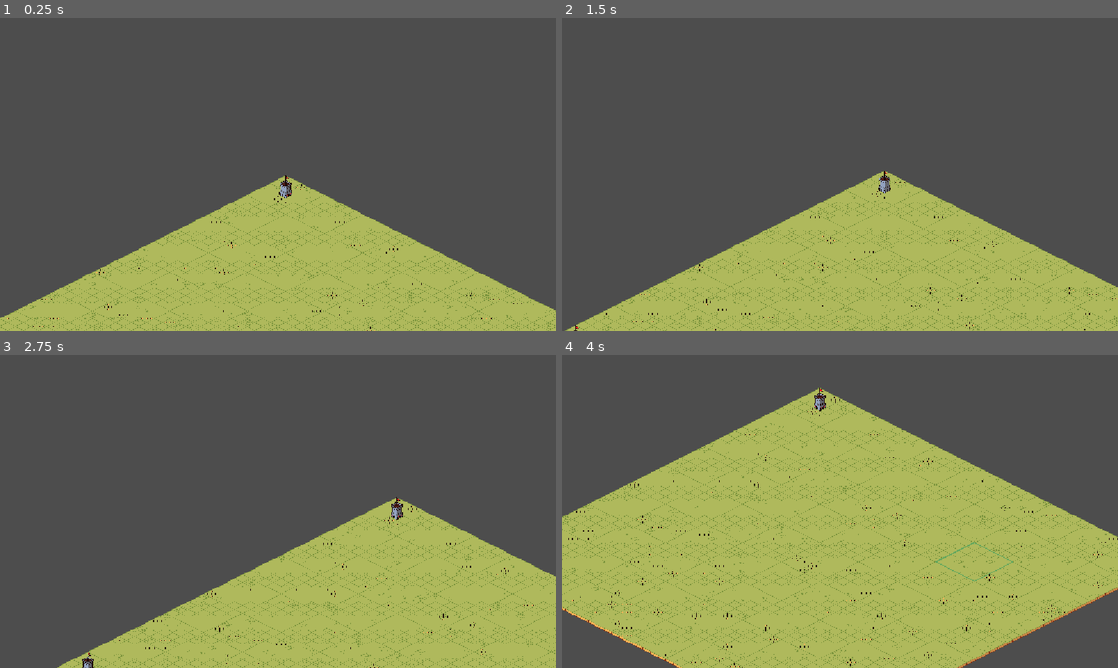
Above: before the commit, frames 1-4 (two rows, left to right).
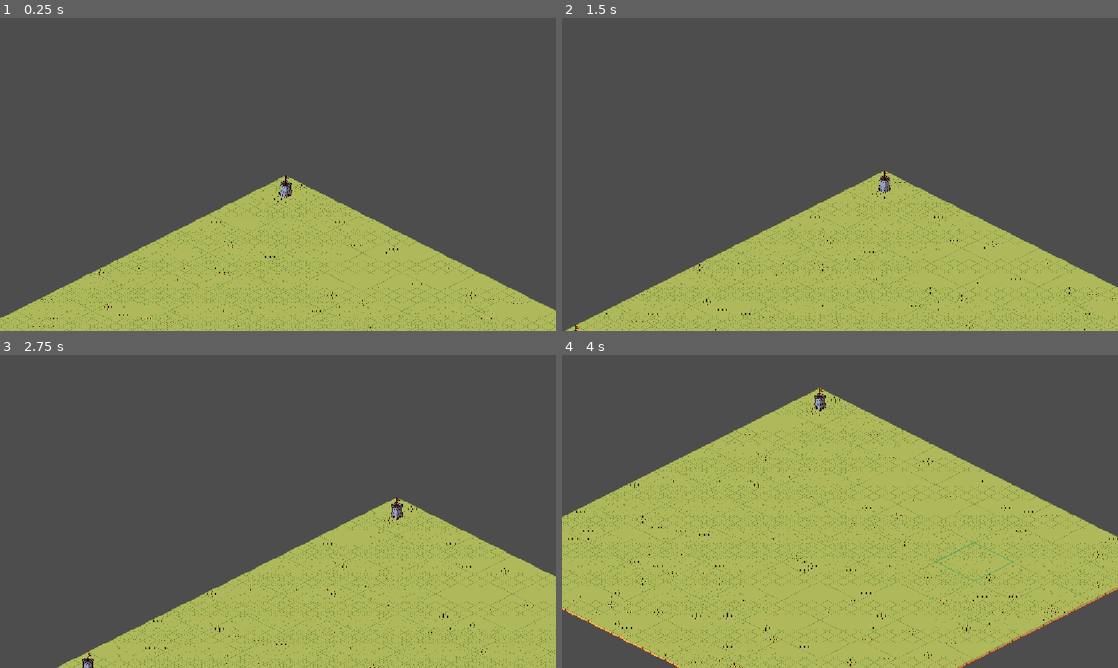
Above: after the commit, the same moments.

Repository: pquaidoo/TacHouseGame
Game: Godot game, scene res://scenes/Main.tscn
Same seed, same stepped clock (60 frames per second), same inputs: the game is played once before the commit and once after it.
Inputs (mouse positions are in pixels of both pictures, inside the frame that each line leads up to):
- Up to frame 1 (0.25 s): no input
- Up to frame 2 (1.5 s): tap Enter at 0.5 s; move the mouse to (962, 158) at 0.52 s; click (962, 158) at 0.67 s; tap Space at 1.25 s; drag from (728, 190) to (840, 174) at 1.27 s
- Up to frame 3 (2.75 s): tap Enter at 2 s; move the mouse to (333, 442) at 2.02 s; click (333, 442) at 2.17 s
- Up to frame 4 (4 s): tap Space at 2.75 s; drag from (812, 574) to (673, 464) at 2.77 s; tap Enter at 3.5 s; move the mouse to (1006, 558) at 3.52 s; click (1006, 558) at 3.67 s

The runs differ from the first frame. In frame 1, 1.1% of the frame differs, in the area x 0-100%, y 52-100%; in frame 2, 1.2%; in frame 3, 1.2%; in frame 4, 2.3%, in the area x 0-100%, y 11-100%.

Commit message:
Grass Gen v1.0
consider this can of worms, open

Diff:
--- a/tachousegame/scenes/Map.tscn
+++ b/tachousegame/scenes/Map.tscn
@@ -422,6 +422,8 @@
 script = ExtResource("3_xkm8s")
 
 [node name="Castle Layer" type="TileMapLayer" parent="."]
+z_index = 50
+tile_map_data = PackedByteArray("AAACAAIAAAAAAAQAAAAAAAAAAAAAAAMAAAAHAAIAAAAAAAQAAAAFAAAAAAAAAAMAAAACAAcAAAAAAAQAAAAAAAUAAAAAAAMAAAAHAAcAAAAAAAQAAAAFAAUAAAAAAAMAAAA=")
 tile_set = SubResource("TileSet_inly4")
 script = ExtResource("4_inly4")
 
@@ -434,6 +436,19 @@
 tile_map_data = PackedByteArray("AAACAAAAAAAFAAEAAAADAAAAAAABAAEAAAAEAAEAAAABAAEAAAADAAQAAAABAAEAAAAHAAAAAAAEAAEAAAAJAA …(240 unchanged characters)…
 tile_set = SubResource("TileSet_tm3qm")
 script = ExtResource("4_tm3qm")
+patch_coverage = 0.6
+patch_size = 0.3
+brush_radius_min = 2
+brush_radius_max = 4
+keep_direction_chance = 0.55
+recenter_chance = 0.1
+branch_chance = 0.12
+ring_scale = 1.5
+density = 0.95
+debug_verify_tiles = true
+thick_grass_atlas_coords = Array[Vector2i]([])
+medium_grass_atlas_coords = null
+thin_grass_atlas_coords = null
 
 [node name="Chunk Highlight" type="Node2D" parent="."]
 z_index = 100
--- a/tachousegame/scripts/grass_layer.gd
+++ b/tachousegame/scripts/grass_layer.gd
@@ -5,33 +5,42 @@
 #  FILE: grass_layer.gd
 #  NODE: GrassLayer (TileMapLayer)
 #
-#  ROLE: Decorative overlay generator
-# ------------------------------------------------------------
-#  This TileMapLayer paints grass (or similar decorative tiles)
-#  on top of an existing ground layer.
-#
-#  Grass placement:
-#    - Is purely decorative
-#    - Does NOT affect gameplay or collision
-#    - Is driven by randomness + a shared seed
-#
-#  This layer does NOT:
-#    - Know about chunks
-#    - Generate its own map bounds
-#    - Respond to input or selection
-#
-#  It relies entirely on the ground layer as its “canvas”.
+#  ROLE:
+#    Decorative grass generation over ground tiles.
+#
+#  CURRENT GENERATION MODE:
+#    RANDOM-WALK BLOBS (drunkard walk + brush stamping)
+#
+#  PATCH MODEL:
+#    - Pick a random ground cell as patch center.
+#    - Perform a random walk for N steps.
+#    - At each step, stamp a small "brush" disk of grass.
+#    - Assign thick/medium/thin based on patch "age":
+#        • early steps = thick
+#        • mid steps   = medium
+#        • late steps  = thin
+#
+#  WHY THIS MODE:
+#    - Produces organic blob shapes (not perfect circles).
+#    - Easy to tune: steps, brush radius, jitter, branching.
+#
+#  SCALING (MAP-SIZE INDEPENDENT):
+#    - patch_coverage (0..1): ~ fraction of ground tiles painted as grass
+#    - patch_size     (0..1): many small patches -> fewer large patches
+#
+#  DEBUG:
+#    - debug_print_stats prints counts of thick/medium/thin placed.
+#    - debug_verify_tiles prints a limited number of cells where we compare:
+#         intended atlas vs placed atlas + source id
+#      Use this to catch wrong atlas coords or wrong source_id.
+#
+#  Public API (called by Map.gd):
+#    - rebuild_from_ground(ground, seed)
 # ============================================================
 
 
 # ============================================================
 #  SECTION: TileSet Configuration
-# ------------------------------------------------------------
-#  source_id:
-#    - TileSet source index used for grass tiles
-#
-#  alternative_tile:
-#    - Optional alternative tile index (for variants, if used)
 # ============================================================
 
 @export var source_id: int = 0
@@ -39,80 +48,589 @@
 
 
 # ============================================================
-#  SECTION: Generation Settings
+#  SECTION: Patch Controls (Sliders)
+# ============================================================
+
+@export_range(0.0, 1.0, 0.01) var patch_coverage: float = 0.25
+@export_range(0.0, 1.0, 0.01) var patch_size: float = 0.45
+
+
+# ============================================================
+#  SECTION: Random-Walk Controls
 # ------------------------------------------------------------
-#  grass_chance:
-#    - Probability that any given ground tile gets grass
-#    - 0.0 = no grass
-#    - 1.0 = grass on every tile
-#
-#  This value is evaluated independently per tile.
-# ============================================================
-
-@export_range(0.0, 1.0, 0.01) var grass_chance: float = 0.25
-
-
-# ============================================================
-#  SECTION: Atlas Variations
+#  These tune the shape of the random-walk patch.
+# ============================================================
+
+# Brush radius range (disk stamp) used at each step.
+# Higher values = chunkier, more filled blobs.
+@export_range(0, 6, 1) var brush_radius_min: int = 1
+@export_range(0, 6, 1) var brush_radius_max: int = 2
+
+# Probability to "keep moving in the same direction" vs pick a new direction.
+# Higher = longer streaks; lower = jittery clumps.
+@export_range(0.0, 1.0, 0.01) var keep_direction_chance: float = 0.70
+
+# Probability to take a diagonal step when choosing direction.
+# 0 = strictly 4-neighbor; 1 = allow diagonals equally.
+@export_range(0.0, 1.0, 0.01) var diagonal_step_chance: float = 0.35
+
+# Occasionally jump back near the patch center to create denser cores.
+@export_range(0.0, 1.0, 0.01) var recenter_chance: float = 0.06
+
+# Optional branching: sometimes we spawn a short sub-walk from the current position.
+@export_range(0.0, 1.0, 0.01) var branch_chance: float = 0.05
+@export_range(0.0, 1.0, 0.01) var branch_length_scale: float = 0.35
+
+# Overall stamp acceptance probability (in addition to density below).
+# Use this if you want “airier” blobs without changing brush size.
+@export_range(0.0, 1.0, 0.01) var stamp_chance: float = 1.00
+
+
+# ============================================================
+#  SECTION: Ring / Thickness Controls
 # ------------------------------------------------------------
-#  grass_atlas_coords:
-#    - List of atlas coordinates representing grass variations
-#    - One is chosen randomly per placed grass tile
-#
-#  The atlas layout is assumed to match these coordinates.
-#  This makes visual variety easy without extra logic.
-# ============================================================
-
-@export var grass_atlas_coords: Array[Vector2i] = [
-	Vector2i(0, 1),
+#  In walk-mode, these control how quickly thickness thins out
+#  over the course of the walk. Larger ring_scale = thicker core.
+# ============================================================
+
+@export_range(0.25, 3.0, 0.05) var ring_scale: float = 1.0
+
+
+# ============================================================
+#  SECTION: Density Controls
+# ------------------------------------------------------------
+#  density: overall chance a candidate cell gets painted after it
+#  passes other checks. Lower = patch more “speckled.”
+# ============================================================
+
+@export_range(0.10, 1.00, 0.01) var density: float = 0.85
+
+
+# ============================================================
+#  SECTION: Debug Controls
+# ============================================================
+
+@export var debug_print_stats: bool = true
+
+# When true, we read back what was placed after set_cell() and print it.
+# This helps catch wrong atlas coords or wrong source_id.
+@export var debug_verify_tiles: bool = false
+
+# Hard limit so the console doesn't explode.
+@export var debug_verify_limit: int = 20
+
+var _debug_verified: int = 0
+
+
+# ============================================================
+#  SECTION: Atlas Groups (your art buckets)
+# ============================================================
+
+@export var thick_grass_atlas_coords: Array[Vector2i] = [
+	Vector2i(4, 1)
+]
+
+@export var medium_grass_atlas_coords: Array[Vector2i] = [
+	Vector2i(3, 1),
 	Vector2i(1, 1),
+	Vector2i(0, 1)
+]
+
+@export var thin_grass_atlas_coords: Array[Vector2i] = [
 	Vector2i(2, 1),
-	Vector2i(3, 1),
-	Vector2i(4, 1),
-	Vector2i(5, 1),
+	Vector2i(5, 1)
 ]
 
 
 # ============================================================
-#  SECTION: Public API (called by Map.gd)
-# ------------------------------------------------------------
-#  rebuild_from_ground(ground, seed)
-#
-#  Parameters:
-#    - ground: TileMapLayer
-#        The already-built ground layer. Grass will only
-#        be placed on tiles that exist in this layer.
-#
-#    - seed: int
-#        Shared random seed provided by Map.
-#        Ensures deterministic generation when rebuilding.
-#
-#  Behavior:
-#    - Clears any existing grass tiles
-#    - Iterates over all used ground cells
-#    - Places grass randomly based on grass_chance
+#  SECTION: Entry Point (called by Map.gd)
 # ============================================================
 
 func rebuild_from_ground(ground: TileMapLayer, seed: int) -> void:
+	# Clear existing decorative grass first.
 	clear()
+	_debug_verified = 0
 
 	if ground == null:
 		return
-	if grass_atlas_coords.size() == 0:
+
+	var cells: Array[Vector2i] = ground.get_used_cells()
+	if cells.is_empty():
 		return
 
-	var rng: RandomNumberGenerator = RandomNumberGenerator.new()
+	var rng := RandomNumberGenerator.new()
 	rng.seed = seed
 
-	# Use the ground layer as the authoritative source of valid tiles.
-	var cells: Array[Vector2i] = ground.get_used_cells()
-
-	for cell in cells:
-		if rng.randf() > grass_chance:
-			continue
-
-		var atlas: Vector2i = grass_atlas_coords[
-			rng.randi_range(0, grass_atlas_coords.size() - 1)
-		]
-
-		set_cell(cell, source_id, atlas, alternative_tile)
+	# painted: Vector2i -> true (prevents double painting / overlap cost)
+	var painted: Dictionary = {}
+
+	var total_cells: int = cells.size()
+	var target_tiles: int = int(round(float(total_cells) * patch_coverage))
+	if target_tiles <= 0:
+		return
+
+	# ------------------------------------------------------------
+	# Patch sizing: pick an average patch tile budget, then compute
+	# how many patches we need to reach target_tiles.
+	# ------------------------------------------------------------
+	var min_avg_patch_tiles: int = 12
+	var max_avg_patch_tiles: int = 180
+
+	var avg_patch_tiles_f: float = lerp(float(min_avg_patch_tiles), float(max_avg_patch_tiles), patch_size)
+	var avg_patch_tiles: int = max(1, int(round(avg_patch_tiles_f)))
+
+	var patch_count: int = max(1, int(ceil(float(target_tiles) / float(avg_patch_tiles))))
+
+	# ------------------------------------------------------------
+	# Walk parameters derived from avg_patch_tiles:
+	# - steps: how long the walk is
+	# - rings: what portion of the walk counts as thick/medium/thin
+	#   (ring_scale stretches the thick/medium regions)
+	# ------------------------------------------------------------
+	var steps: int = max(4, int(round(float(avg_patch_tiles) * 1.20)))
+	# Use more steps when brush is small; fewer when brush is large.
+	var avg_brush: float = float(brush_radius_min + brush_radius_max) * 0.5
+	steps = int(round(float(steps) / max(0.75, (avg_brush + 1.0) * 0.75)))
+
+	# Thickness thresholds are based on step index:
+	#   [0 .. core_step] => thick
+	#   (core_step .. mid_step] => medium
+	#   > mid_step => thin
+	var base_steps: int = max(6, int(round(float(steps) * ring_scale)))
+	var core_step: int = max(2, int(round(float(base_steps) * 0.35)))
+	var mid_step: int  = max(core_step + 1, int(round(float(base_steps) * 0.70)))
+
+	# --- Debug counters (what we ACTUALLY place) ---
+	var placed_total: int = 0
+	var placed_thick: int = 0
+	var placed_medium: int = 0
+	var placed_thin: int = 0
+
+	var painted_count: int = 0
+
+	for _i in range(patch_count):
+		if painted_count >= target_tiles:
+			break
+
+		var center: Vector2i = cells[rng.randi_range(0, total_cells - 1)]
+
+		var result: Dictionary = _paint_random_walk_patch(
+			ground,
+			rng,
+			center,
+			painted,
+			steps,
+			core_step,
+			mid_step
+		)
+
+		var new_total: int = int(result.get("new_total", 0))
+		painted_count += new_total
+
+		placed_total += new_total
+		placed_thick += int(result.get("new_thick", 0))
+		placed_medium += int(result.get("new_medium", 0))
+		placed_thin += int(result.get("new_thin", 0))
+
+	if debug_print_stats:
+		print(
+			"[GrassLayer] total_cells=", total_cells,
+			" target_tiles=", target_tiles,
+			" placed_total=", placed_total,
+			" (thick=", placed_thick,
+			" medium=", placed_medium,
+			" thin=", placed_thin, ")"
+		)
+		print(
+			"[GrassLayer] patch_count=", patch_count,
+			" avg_patch_tiles=", avg_patch_tiles,
+			" steps=", steps,
+			" core_step=", core_step,
+			" mid_step=", mid_step,
+			" brush_radius_min=", brush_radius_min,
+			" brush_radius_max=", brush_radius_max,
+			" keep_direction_chance=", keep_direction_chance,
+			" diagonal_step_chance=", diagonal_step_chance,
+			" recenter_chance=", recenter_chance,
+			" branch_chance=", branch_chance,
+			" branch_length_scale=", branch_length_scale,
+			" density=", density,
+			" stamp_chance=", stamp_chance,
+			" ring_scale=", ring_scale,
+			" source_id=", source_id
+		)
+
+
+# ============================================================
+#  SECTION: Patch Painting (Random-Walk + Brush Stamp)
+# ------------------------------------------------------------
+#  Performs a walk starting at center, stamping a disk brush.
+#
+#  Returns a Dictionary:
+#    { new_total, new_thick, new_medium, new_thin }
+#
+#  Thickness decision is based on "age" of the walk (step index),
+#  not geometric distance. This gives a strong thick core if
+#  recentering is enabled and the walk revisits near the origin.
+# ============================================================
+
+func _paint_random_walk_patch(
+	ground: TileMapLayer,
+	rng: RandomNumberGenerator,
+	center: Vector2i,
+	painted: Dictionary,
+	steps: int,
+	core_step: int,
+	mid_step: int
+) -> Dictionary:
+	var newly_painted: int = 0
+	var new_thick: int = 0
+	var new_medium: int = 0
+	var new_thin: int = 0
+
+	var pos: Vector2i = center
+
+	# Current direction: starts random
+	var dir: Vector2i = _pick_step_direction(rng, Vector2i.ZERO)
+
+	# One patch may spawn a few branch walks. We budget them by calling
+	# a short helper that also stamps using the same rules.
+	var main_steps: int = steps
+
+	for step_i in range(main_steps):
+		# If we walked onto non-ground, pull back towards center.
+		if ground.get_cell_source_id(pos) == -1:
+			pos = center
+
+		# Occasional jump back near center to densify core.
+		if rng.randf() < recenter_chance:
+			pos = center
+
+		# Decide thickness bucket based on walk age.
+		var atlas_bucket_primary: Array[Vector2i]
+		var atlas_bucket_fallback1: Array[Vector2i]
+		var atlas_bucket_fallback2: Array[Vector2i]
+		var is_thick := false
+		var is_medium := false
+
+		if step_i <= core_step:
+			atlas_bucket_primary = thick_grass_atlas_coords
+			atlas_bucket_fallback1 = medium_grass_atlas_coords
+			atlas_bucket_fallback2 = thin_grass_atlas_coords
+			is_thick = true
+		elif step_i <= mid_step:
+			atlas_bucket_primary = medium_grass_atlas_coords
+			atlas_bucket_fallback1 = thick_grass_atlas_coords
+			atlas_bucket_fallback2 = thin_grass_atlas_coords
+			is_medium = true
+		else:
+			atlas_bucket_primary = thin_grass_atlas_coords
+			atlas_bucket_fallback1 = medium_grass_atlas_coords
+			atlas_bucket_fallback2 = thick_grass_atlas_coords
+
+		# Stamp a disk brush at current position.
+		var radius: int = _rand_int_inclusive(rng, brush_radius_min, brush_radius_max)
+		var stamp_result: Dictionary = _stamp_disk(
+			ground,
+			rng,
+			pos,
+			radius,
+			painted,
+			atlas_bucket_primary,
+			atlas_bucket_fallback1,
+			atlas_bucket_fallback2,
+			is_thick,
+			is_medium
+		)
+
+		newly_painted += int(stamp_result.get("new_total", 0))
+		new_thick += int(stamp_result.get("new_thick", 0))
+		new_medium += int(stamp_result.get("new_medium", 0))
+		new_thin += int(stamp_result.get("new_thin", 0))
+
+		# Optional branching: spawn a small sub-walk from current pos.
+		# This helps create irregular lobes.
+		if rng.randf() < branch_chance:
+			var branch_len: int = max(2, int(round(float(main_steps) * branch_length_scale)))
+			var branch_res: Dictionary = _branch_walk(
+				ground,
+				rng,
+				pos,
+				branch_len,
+				center,
+				painted,
+				core_step,
+				mid_step
+			)
+			newly_painted += int(branch_res.get("new_total", 0))
+			new_thick += int(branch_res.get("new_thick", 0))
+			new_medium += int(branch_res.get("new_medium", 0))
+			new_thin += int(branch_res.get("new_thin", 0))
+
+		# Choose next direction:
+		# - keep same direction with keep_direction_chance
+		# - otherwise pick a new direction
+		if rng.randf() > keep_direction_chance:
+			dir = _pick_step_direction(rng, dir)
+
+		pos += dir
+
+	return {
+		"new_total": newly_painted,
+		"new_thick": new_thick,
+		"new_medium": new_medium,
+		"new_thin": new_thin
+	}
+
+
+# ============================================================
+#  SECTION: Branch Walk
+# ------------------------------------------------------------
+#  A short sub-walk that uses the SAME stamping/thickness logic
+#  but reuses the main patch’s thresholds to keep a coherent look.
+# ============================================================
+
+func _branch_walk(
+	ground: TileMapLayer,
+	rng: RandomNumberGenerator,
+	start: Vector2i,
+	branch_steps: int,
+	center: Vector2i,
+	painted: Dictionary,
+	core_step: int,
+	mid_step: int
+) -> Dictionary:
+	var newly_painted := 0
+	var new_thick := 0
+	var new_medium := 0
+	var new_thin := 0
+
+	var pos := start
+	var dir := _pick_step_direction(rng, Vector2i.ZERO)
+
+	for step_i in range(branch_steps):
+		if ground.get_cell_source_id(pos) == -1:
+			pos = center
+
+		# Branches are usually “later” growth visually, so bias them
+		# a bit towards medium/thin by shifting the age index forward.
+		var age_i: int = step_i + mid_step
+
+		var atlas_primary: Array[Vector2i]
+		var fallback1: Array[Vector2i]
+		var fallback2: Array[Vector2i]
+		var is_thick := false
+		var is_medium := false
+
+		if age_i <= core_step:
+			atlas_primary = thick_grass_atlas_coords
+			fallback1 = medium_grass_atlas_coords
+			fallback2 = thin_grass_atlas_coords
+			is_thick = true
+		elif age_i <= mid_step:
+			atlas_primary = medium_grass_atlas_coords
+			fallback1 = thick_grass_atlas_coords
+			fallback2 = thin_grass_atlas_coords
+			is_medium = true
+		else:
+			atlas_primary = thin_grass_atlas_coords
+			fallback1 = medium_grass_atlas_coords
+			fallback2 = thick_grass_atlas_coords
+
+		var radius: int = _rand_int_inclusive(rng, brush_radius_min, brush_radius_max)
+		var stamp_result := _stamp_disk(
+			ground,
+			rng,
+			pos,
+			radius,
+			painted,
+			atlas_primary,
+			fallback1,
+			fallback2,
+			is_thick,
+			is_medium
+		)
+
+		newly_painted += int(stamp_result.get("new_total", 0))
+		new_thick += int(stamp_result.get("new_thick", 0))
+		new_medium += int(stamp_result.get("new_medium", 0))
+		new_thin += int(stamp_result.get("new_thin", 0))
+
+		# Branch direction changes more often to keep branches lumpy.
+		if rng.randf() > (keep_direction_chance * 0.6):
+			dir = _pick_step_direction(rng, dir)
+
+		pos += dir
+
+	return {
+		"new_total": newly_painted,
+		"new_thick": new_thick,
+		"new_medium": new_medium,
+		"new_thin": new_thin
+	}
+
+
+# ============================================================
+#  SECTION: Disk Stamp
+# ------------------------------------------------------------
+#  Stamps a filled disk around center_pos.
+#
+#  Rules:
+#    - only stamp on ground tiles (source_id != -1 in ground layer)
+#    - never stamp same cell twice (painted dict)
+#    - applies density + stamp_chance as acceptance
+#    - chooses atlas from provided buckets
+#
+#  NOTE:
+#    stamp_chance lets you reduce stamping rate without changing
+#    brush size or step count.
+# ============================================================
+
+func _stamp_disk(
+	ground: TileMapLayer,
+	rng: RandomNumberGenerator,
+	center_pos: Vector2i,
+	radius: int,
+	painted: Dictionary,
+	primary: Array[Vector2i],
+	fallback1: Array[Vector2i],
+	fallback2: Array[Vector2i],
+	count_as_thick: bool,
+	count_as_medium: bool
+) -> Dictionary:
+	var newly_painted := 0
+	var new_thick := 0
+	var new_medium := 0
+	var new_thin := 0
+
+	if radius <= 0:
+		# still attempt the center cell
+		radius = 0
+
+	for dy in range(-radius, radius + 1):
+		for dx in range(-radius, radius + 1):
+			var cell := center_pos + Vector2i(dx, dy)
+
+			# disk check
+			if (dx * dx + dy * dy) > (radius * radius):
+				continue
+
+			if ground.get_cell_source_id(cell) == -1:
+				continue
+			if painted.has(cell):
+				continue
+
+			# acceptance gates
+			if rng.randf() > stamp_chance:
+				continue
+			if rng.randf() > density:
+				continue
+
+			var atlas: Vector2i = _pick_from_bucket(rng, primary, fallback1, fallback2)
+
+			set_cell(cell, source_id, atlas, alternative_tile)
+			painted[cell] = true
+			newly_painted += 1
+
+			if count_as_thick:
+				new_thick += 1
+			elif count_as_medium:
+				new_medium += 1
+			else:
+				new_thin += 1
+
+			# DEBUG: Verify what was actually placed
+			if debug_verify_tiles and _debug_verified < debug_verify_limit:
+				var placed_atlas: Vector2i = get_cell_atlas_coords(cell)
+				var placed_src: int = get_cell_source_id(cell)
+				print(
+					"[GrassLayer VERIFY] cell=", cell,
+					" intended_atlas=", atlas,
+					" placed_atlas=", placed_atlas,
+					" placed_source_id=", placed_src,
+					" expected_source_id=", source_id
+				)
+				_debug_verified += 1
+
+	return {
+		"new_total": newly_painted,
+		"new_thick": new_thick,
+		"new_medium": new_medium,
+		"new_thin": new_thin
+	}
+
+
+# ============================================================
+#  SECTION: Step Direction Picker
+# ------------------------------------------------------------
+#  Chooses a step direction, optionally allowing diagonals.
+#
+#  If prev_dir is non-zero, we try not to immediately reverse
+#  direction too often (helps reduce jitter).
+# ============================================================
+
+func _pick_step_direction(rng: RandomNumberGenerator, prev_dir: Vector2i) -> Vector2i:
+	var dirs_4 := [
+		Vector2i(1, 0),
+		Vector2i(-1, 0),
+		Vector2i(0, 1),
+		Vector2i(0, -1)
+	]
+	var dirs_8 := [
+		Vector2i(1, 0),
+		Vector2i(-1, 0),
+		Vector2i(0, 1),
+		Vector2i(0, -1),
+		Vector2i(1, 1),
+		Vector2i(1, -1),
+		Vector2i(-1, 1),
+		Vector2i(-1, -1)
+	]
+
+	var use_diagonal: bool = (rng.randf() < diagonal_step_chance)
+	var options = dirs_8 if use_diagonal else dirs_4
+
+	# Avoid immediate reversal if possible.
+	var reverse := -prev_dir
+	var attempts := 0
+	while attempts < 6:
+		var d: Vector2i = options[rng.randi_range(0, options.size() - 1)]
+		if prev_dir == Vector2i.ZERO:
+			return d
+		if d != reverse:
+			return d
+		attempts += 1
+
+	# If we failed to avoid reversal, just return something.
+	return options[rng.randi_range(0, options.size() - 1)]
+
+
+# ============================================================
+#  SECTION: Bucket Picker
+# ============================================================
+
+func _pick_from_bucket(
+	rng: RandomNumberGenerator,
+	primary: Array[Vector2i],
+	fallback1: Array[Vector2i],
+	fallback2: Array[Vector2i]
+) -> Vector2i:
+	var bucket: Array[Vector2i] = primary
+	if bucket.is_empty():
+		bucket = fallback1
+	if bucket.is_empty():
+		bucket = fallback2
+	if bucket.is_empty():
+		return Vector2i(0, 0)
+
+	return bucket[rng.randi_range(0, bucket.size() - 1)]
+
+
+# ============================================================
+#  SECTION: Small Helpers
+# ============================================================
+
+func _rand_int_inclusive(rng: RandomNumberGenerator, a: int, b: int) -> int:
+	var lo: int = mini(a, b)
+	var hi: int = maxi(a, b)
+	return rng.randi_range(lo, hi)
Not shown: 1 places in tachousegame/scenes/Coin.tscn that only renumber resources
